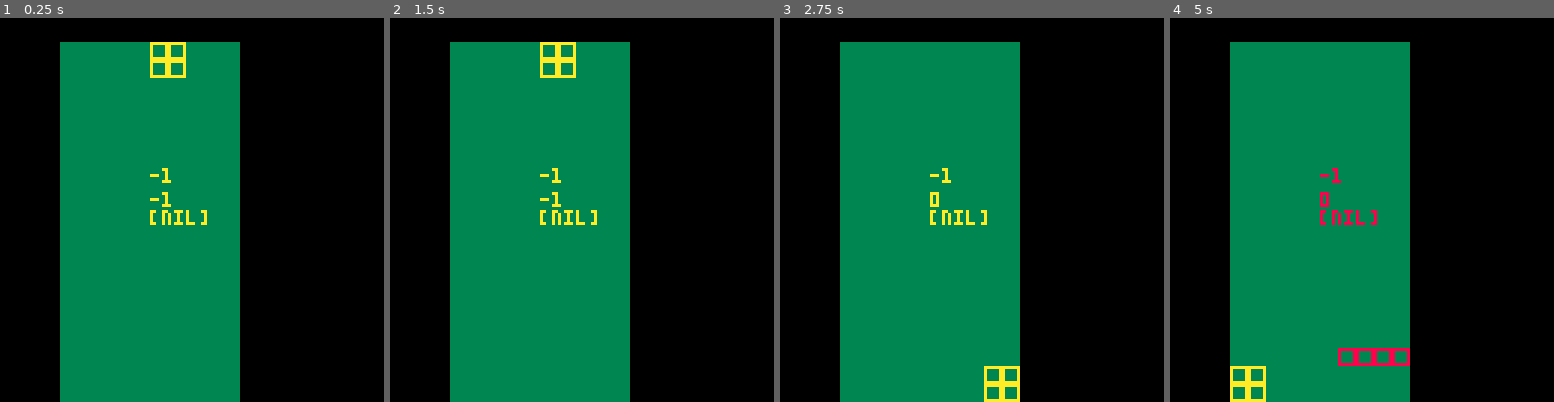
Above: before the commit, frames 1-4 (left to right).
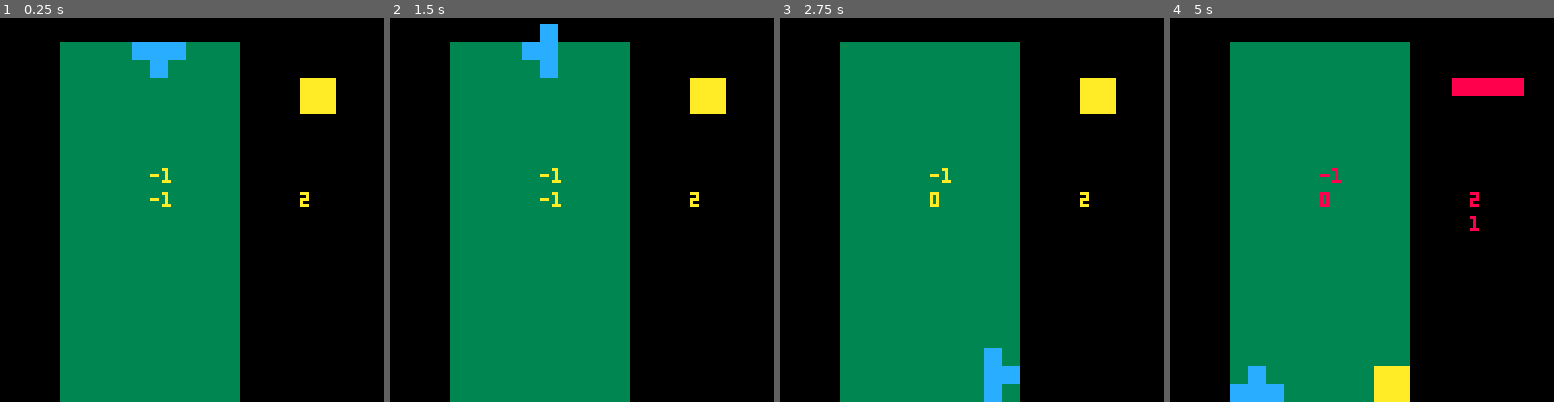
Above: after the commit, the same moments.

Repository: SHKBRD/testris
Game: PICO-8 cartridge tetris.p8
Two runs of this game, one before a commit and one after it. Both use one fixed random seed, a clock stepped at 60 frames per second and the inputs below.
Inputs:
- Up to frame 1 (0.25 s): no input
- Up to frame 2 (1.5 s): tap X (X key) at 0.33, 1.07 s; tap O (Z key) at 0.7 s
- Up to frame 3 (2.75 s): hold Right 1.6-2.1 s; tap O (Z key) at 1.7, 2.1, 2.5 s; tap X (X key) at 1.85 s; hold Up 2.15-2.42 s; hold Right from 2.47 s (still down)
- Up to frame 4 (5 s): tap O (Z key) every 0.4 s from 2.9 to 4.9 s; tap X (X key) at 2.97, 4.08 s; release Right at 3.03 s; hold Left 3.08-3.58 s; hold Down 3.63-3.97 s; hold Right 4.02-4.68 s; hold Up from 4.73 s (still down)

The runs differ from the first frame. In frame 1, 2.2% of the frame differs, in the area x 34-88%, y 6-54%; in frame 2, 2.3%; in frame 3, 2.2%; in frame 4, 3.6%, in the area x 15-93%, y 15-100%.

Commit message:
add history randomization, next piece preview

Diff:
--- a/tetris.lua
+++ b/tetris.lua
@@ -3,17 +3,18 @@
     poke(0x5f5c,255)
     playing = true
     --i,o,j,l,z,t,s
+    nextpiece=flr(rnd(5)+1)
     pieces={
         {3840,8738},
         {1632},
         {57,150,39,210},
         {60,402,15,147},
+        {58,178,23,154},
         {30,306},
-        {58,178,23,154},
         {51,90}
     }
     piecesizes={4,4,3,3,3,3,3}
-    piececolors={8,10,1,9,14,12,11}
+    piececolors={8,10,1,9,12,14,11}
     piecebag={}
 
     currpiece={}
@@ -70,16 +71,43 @@
     end
 end
 
+function chose_piece_id()
+    tries=6
+    chosenpid=0
+    for t=1, tries do
+        local unique = true
+        chosenpid=flr(rnd(7)+1)
+        for checkpiece in all(piecebag) do
+            if checkpiece==chosenpid then
+                unique=false
+                break
+            end
+        end
+        if unique then
+            break
+        end
+    end
+    add(piecebag, chosenpid)
+    if #piecebag > 6 then
+        deli(piecebag, 1)
+    end
+    return chosenpid
+end
+
+function update_next_piece()
+    nextpiece=chose_piece_id()
+end
+
 function spawn_new_piece()
-    chosenpid=flr(rnd(7)+1)
     currpiece={
-        pieceid=chosenpid,
+        pieceid=nextpiece,
         rotation_ind=1,
-        color=piececolors[chosenpid],
+        color=piececolors[nextpiece],
         x=5,
         y=1,
         piecegrid={}
     }
+    update_next_piece()
     init_piece_grid(currpiece)
 end
 
@@ -135,7 +163,7 @@
 end
 
 function accept_game_inputs()
-    if controllingpiece then
+    if controllingpiece and currpiece != nil then
         active_piece_inputs()
     end
     if playing then
@@ -150,7 +178,7 @@
 
 function check_line_clears()
     clearinds={}
-    for i=#board, 1, -1 do
+    for i=1, #board, 1 do
         cleared=true
         for block in all(board[i]) do
             if not block.issolid then
@@ -163,6 +191,7 @@
         end
     end
     for clear in all(clearinds) do
+        --stop(clear)
         deli(board, clear)
         local r={}
         add(board,r,1)
@@ -181,7 +210,7 @@
         arecounter -= 1
     end
     if arecounter == 0 then
-        set_piece_to_grid(currpiece)
+        --set_piece_to_grid(currpiece)
         spawn_new_piece()
         controllingpiece = true
         arecounter = -1
@@ -230,6 +259,8 @@
             moveddown = attempt_move_tetrimino_down(currpiece)
             if not moveddown then
                 lock_piece(currpiece)
+                --prevent piece actions once locked
+                return
             end
         end
         if btnp(5) then
@@ -369,6 +400,8 @@
 function lock_piece()
     controllingpiece = false
     piecelocking = true
+    set_piece_to_grid(currpiece)
+    currpiece = nil
     arecounter=get_are_delay()
 end
 
@@ -377,7 +410,7 @@
 end
 
 function draw_board_block(x, y, block_type)
-    rect(x,y,x+5,y+5,block_type)
+    rectfill(x,y,x+5,y+5,block_type)
 end
 
 function draw_board_blocks()
@@ -412,8 +445,22 @@
     cls()
     draw_board_backing()
     draw_board_blocks()
-    draw_tetrimino(boardx+currpiece.x*6, boardy+currpiece.y*6,currpiece)
+    if currpiece then
+        draw_tetrimino(boardx+currpiece.x*6, boardy+currpiece.y*6,currpiece)
+    end
+    nextp={
+        pieceid=piecebag[#piecebag],
+        rotation_ind=1,
+        color=piececolors[piecebag[#piecebag]],
+        x=5,
+        y=1,
+        piecegrid={}
+    }
+    init_piece_grid(nextp)
+    draw_tetrimino(100, 20, nextp)
     print(arecounter, 50, 50)
     print(das_frames, 50, 58)
-    print(mp, 50, 64)
-end
+    for pind=1,#piecebag,1 do
+        print(piecebag[pind], 100,50+pind*8)
+    end
+end
